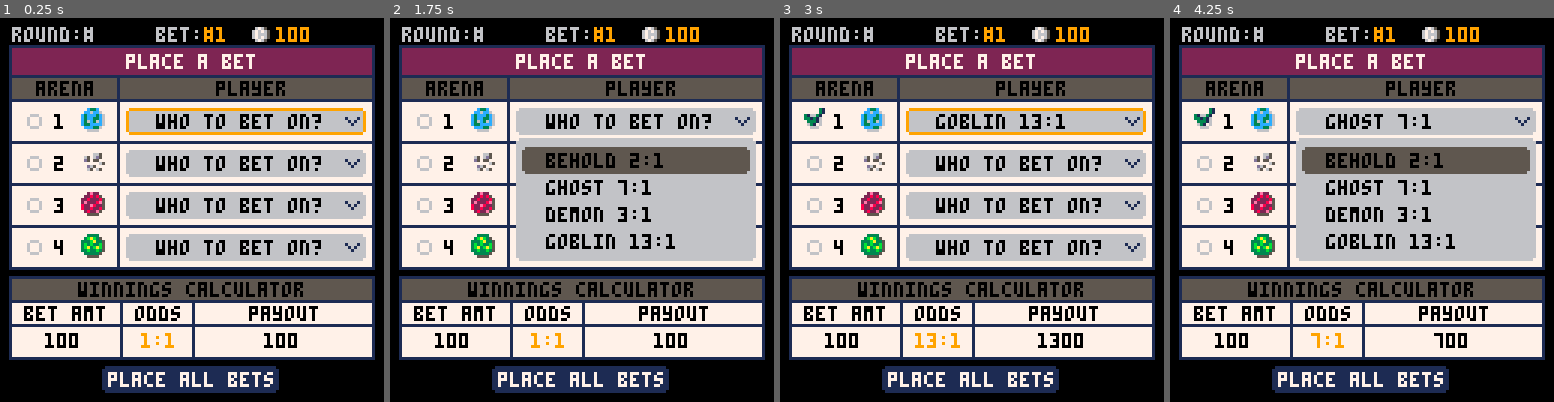
Above: before the commit, frames 1-4 (left to right).
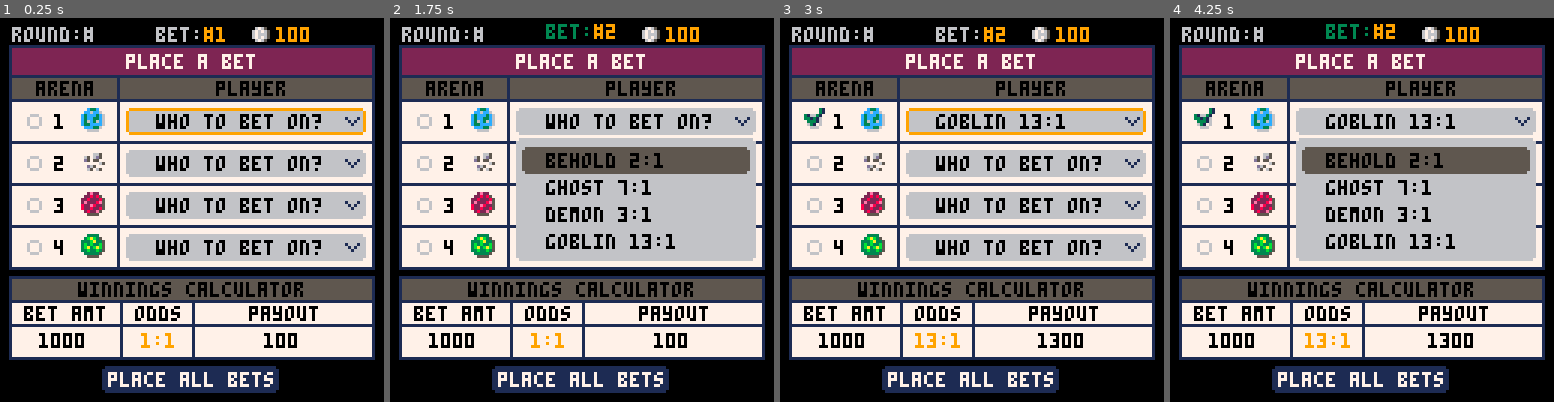
Above: after the commit, the same moments.

Repository: suspicious-smoke/club-bets-pico8
Game: PICO-8 cartridge club-bets.p8
The game is run twice, just before and just after one commit, with the same random seed, the same clock (stepped at 60 frames per second) and the same inputs.
Inputs:
- Up to frame 1 (0.25 s): no input
- Up to frame 2 (1.75 s): tap X (X key) at 0.33, 1.07 s; tap O (Z key) at 0.7, 1.7 s; hold Right from 1.6 s (still down)
- Up to frame 3 (3 s): tap X (X key) at 1.85, 2.97 s; release Right at 2.1 s; tap O (Z key) at 2.1, 2.5, 2.9 s; hold Up 2.15-2.42 s; hold Right from 2.47 s (still down)
- Up to frame 4 (4.25 s): release Right at 3.03 s; hold Left 3.08-3.58 s; tap O (Z key) at 3.3, 3.7, 4.1 s; hold Down 3.63-3.97 s; hold Right from 4.02 s (still down); tap X (X key) at 4.08 s

The runs differ from the first frame. In frame 1, 0.2% of the frame differs, in the area x 10-22%, y 82-86%; in frame 2, 0.6%; in frame 3, 0.2%; in frame 4, 1.4%, in the area x 10-79%, y 1-86%.

Commit message:
work on bet page

Diff:
--- a/club-bets.p8
+++ b/club-bets.p8
@@ -105,9 +105,11 @@
 	_upd=upd_betpage
 	_drw=drw_betpage
 	arena_sel=1
+	_bet_amt_tmr,bet_off=0,0
 	plyr_menu_sel=1
 	bet_sel=1
 	md_sel_plyr=false
+	bet_mode=1
 end
 
 function upd_betpage()
@@ -129,11 +131,18 @@
 			arena_sel=(arena_sel-2)%6+1
 		elseif btnp(⬇️) then
 			arena_sel=(arena_sel%6)+1
+		elseif btnp(➡️) then
+			_bet_amt_tmr=10
+			bet_sel=(bet_sel%10)+1
+		elseif btnp(⬅️) then
+			_bet_amt_tmr=10
+			bet_sel=(bet_sel-2)%10+1
 		elseif btnp(🅾️) then
 			if arena_sel==6 then
 				--complete bets
 			elseif arena_sel==5 then
 				--change money
+
 			else
 				md_sel_plyr=true
 				plyr_menu_sel=1
@@ -143,15 +152,18 @@
 			--more info or switch menus
 		end
 	end
-
+	bet_off=0
+	if _bet_amt_tmr>0 then
+		_bet_amt_tmr-=1
+		bet_off=-1
+	end
 end
 
 function drw_betpage()
 	print("round:#",4,3,6)
-	print("bet:\f9#1",52,3,6)
-	spr(108,83,1)
+	print("bet:\f9#"..bet_sel,52,3+bet_off,6+3*bet_off)
+	spr(108,83,1)--money
 	print("100",92,3,9)
-
 	rrectfill(4,10,120,74,0,7)--ticket
 	rrect(3,9,122,75,0,1)--outline
 	rrectfill(4,10,120,9,0,2)--red area
@@ -217,8 +229,11 @@
 	line(3,94,124,94,1)--hline1
 	line(3,102,124,102,1)--hline2
 	print("bet amt",8,96,0)
-	bt=arr_display(bet_amount)
-	print(bt,21-#bt*2,105,0)
+
+	for i=1,4 do
+		print(bet_amount[i] or 0,9+i*4,105,0)
+	end
+
 	if arena_sel==5 then
 		rrect(4,103,36,10,0,9)
 	end
